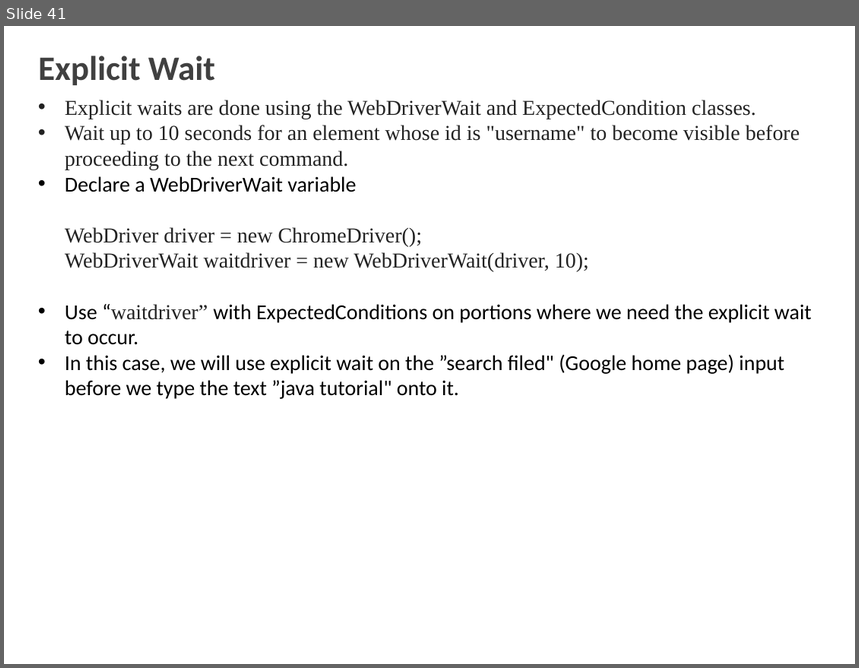
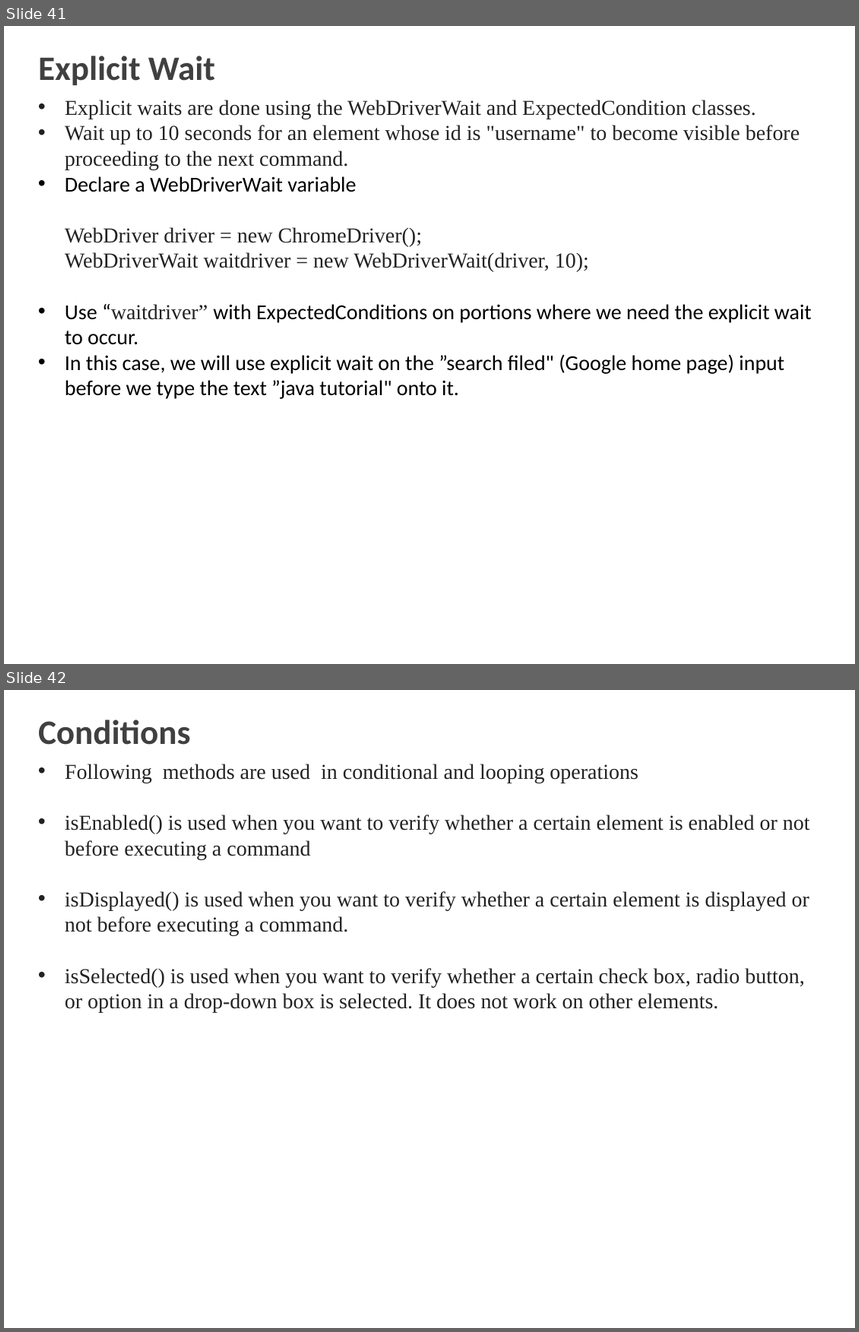
Before and after one commit to shalini06mittal/MphasisPhase5Batch1, a slide deck: 2_Selenium.pptx. Shown one above the other, each under a label of ours: slide 41 before the commit, slides 41 and 42 after it. The pictures are 859x668 and 859x1332 pixels, drawn with LibreOffice and Linux fonts; fonts in the diff are those of the drawing; background and template pictures are left out. Boxes give left, top, right and bottom in pixels: in the first picture for what was removed or moved away, otherwise in the second. Text is boxed around its words. In the diff, an @@ line names an element or a change of style, - is before the commit and + after.

```diff
--- a/2_Selenium.pptx
+++ b/2_Selenium.pptx
@@ slide 42 added at box(4, 690, 855, 1328), background picture (left out) @@
@@ title added at box(38, 720, 190, 745), 29 pt, text #404040, bold @@
+Conditions
@@ text added at box(65, 764, 810, 1013), 18 pt, text #222222 @@
+• Following methods are used in conditional and looping operations
+• isEnabled() is used when you want to verify whether a certain element is enabled or not before executing a command
+• isDisplayed() is used when you want to verify whether a certain element is displayed or not before executing a command.
+• isSelected() is used when you want to verify whether a certain check box, radio button, or option in a drop-down box is selected. It does not work on other elements.
```
Also in this commit, not shown: 2 slides changed, 21 other slides added, 42 other files.
